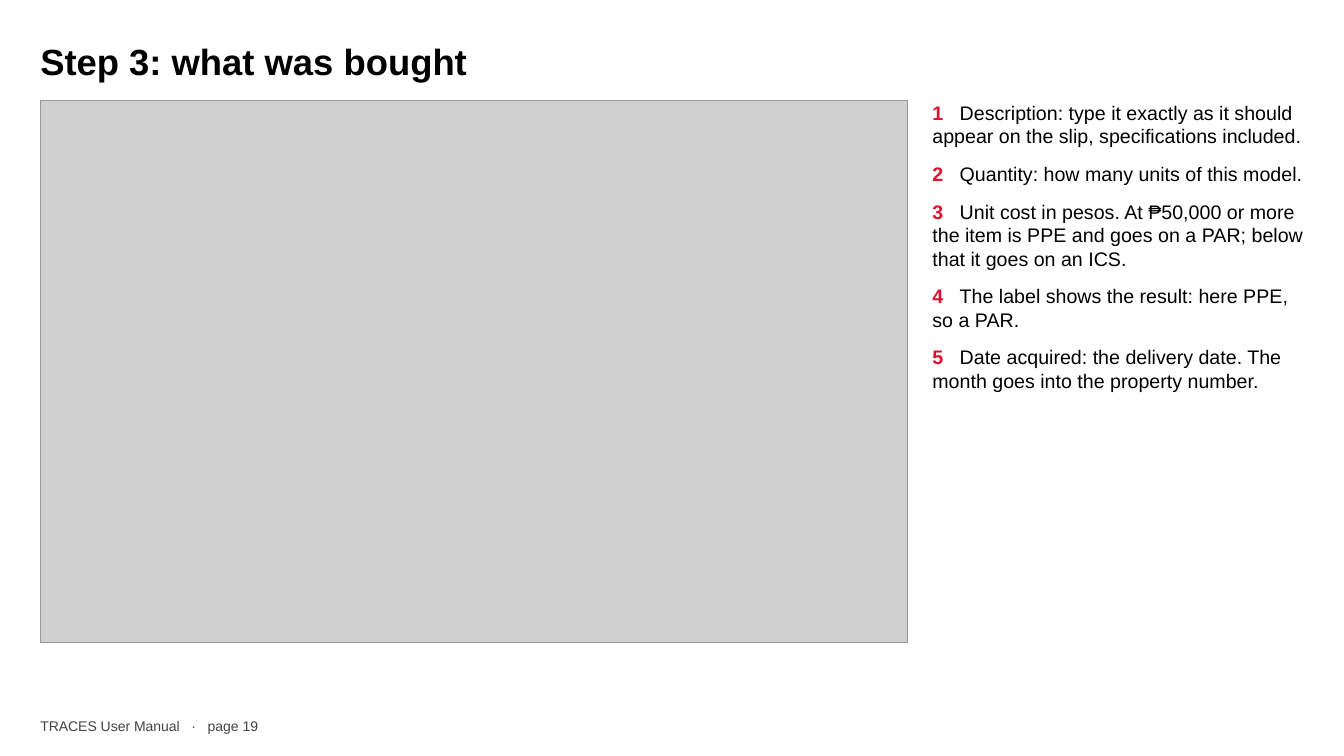
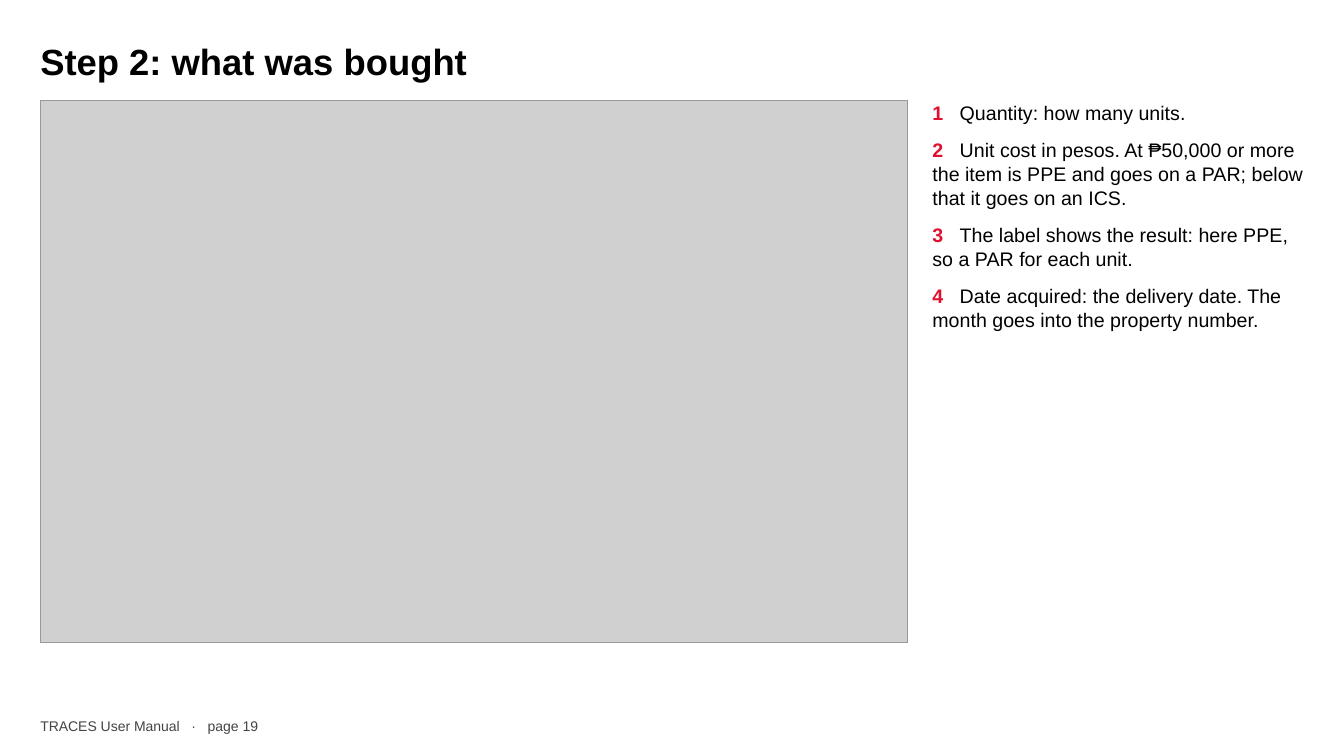
Before and after one commit to joww-seph/traces, a slide deck: slide 19 of docs/TRACES-User-Manual.pptx. Drawn at 1344x756 pixels with LibreOffice and Linux fonts; fonts in the diff are those of the drawing; grey boxes stand for pictures. Boxes give left, top, right and bottom in pixels: in the first picture for what was removed or moved away, otherwise in the second. Text is boxed around its words. In the diff, an @@ line names an element or a change of style, - is before the commit and + after.

```diff
--- a/docs/TRACES-User-Manual.pptx
+++ b/docs/TRACES-User-Manual.pptx
@@ text at box(40, 48, 467, 82): text changed @@
-Step 3: what was bought
+Step 2: what was bought
@@ text at box(932, 105, 1303, 331): text changed @@
-1 Description: type it exactly as it should appear on the slip, specifications included.
-2 Quantity: how many units of this model.
-3 Unit cost in pesos. At ₱50,000 or more the item is PPE and goes on a PAR; below that it goes on an ICS.
-4 The label shows the result: here PPE, so a PAR.
-5 Date acquired: the delivery date. The month goes into the property number.
+1 Quantity: how many units.
+2 Unit cost in pesos. At ₱50,000 or more the item is PPE and goes on a PAR; below that it goes on an ICS.
+3 The label shows the result: here PPE, so a PAR for each unit.
+4 Date acquired: the delivery date. The month goes into the property number.
```
Also in this commit, not shown: 44 other slides changed, 1 slide added, 6 other files.
